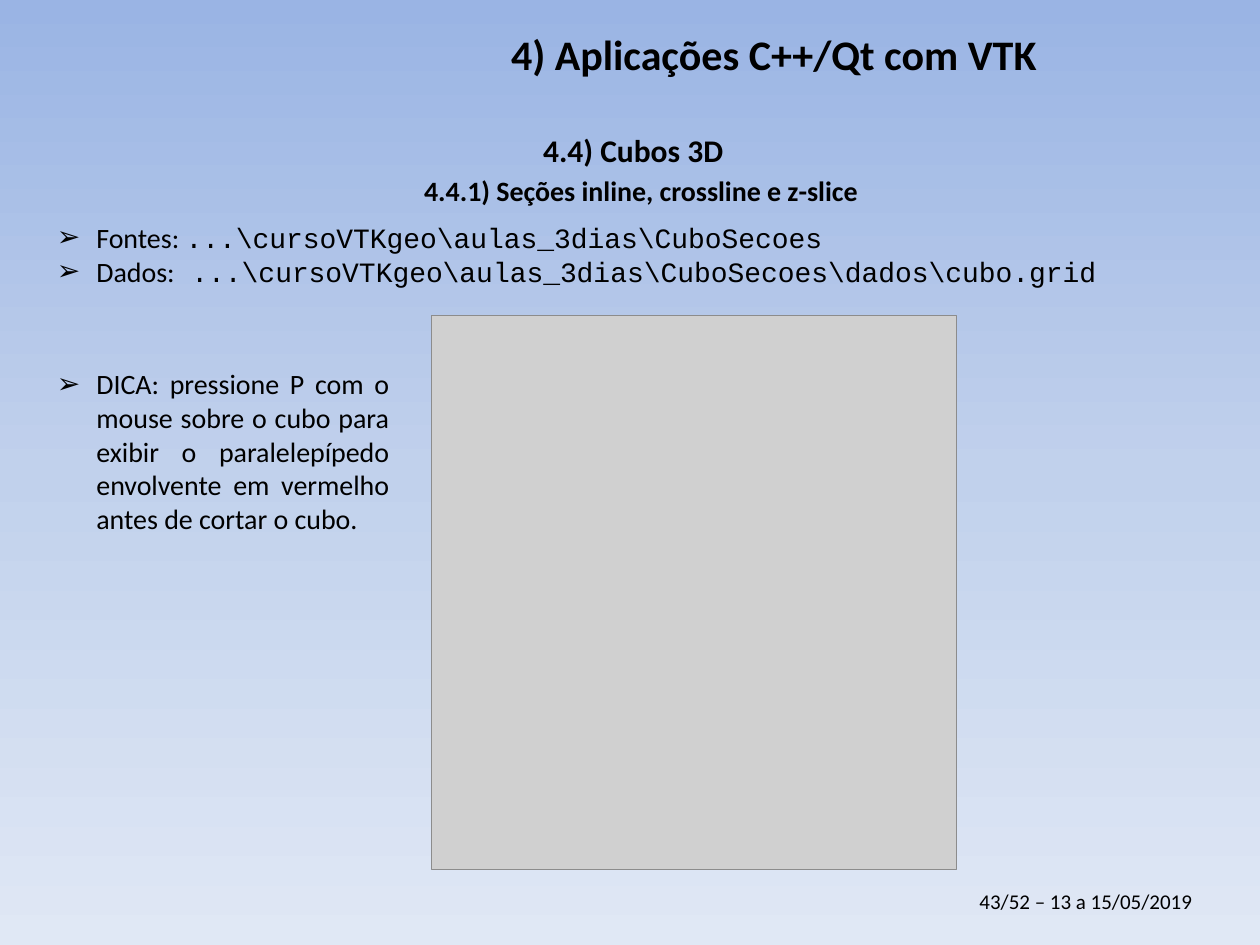
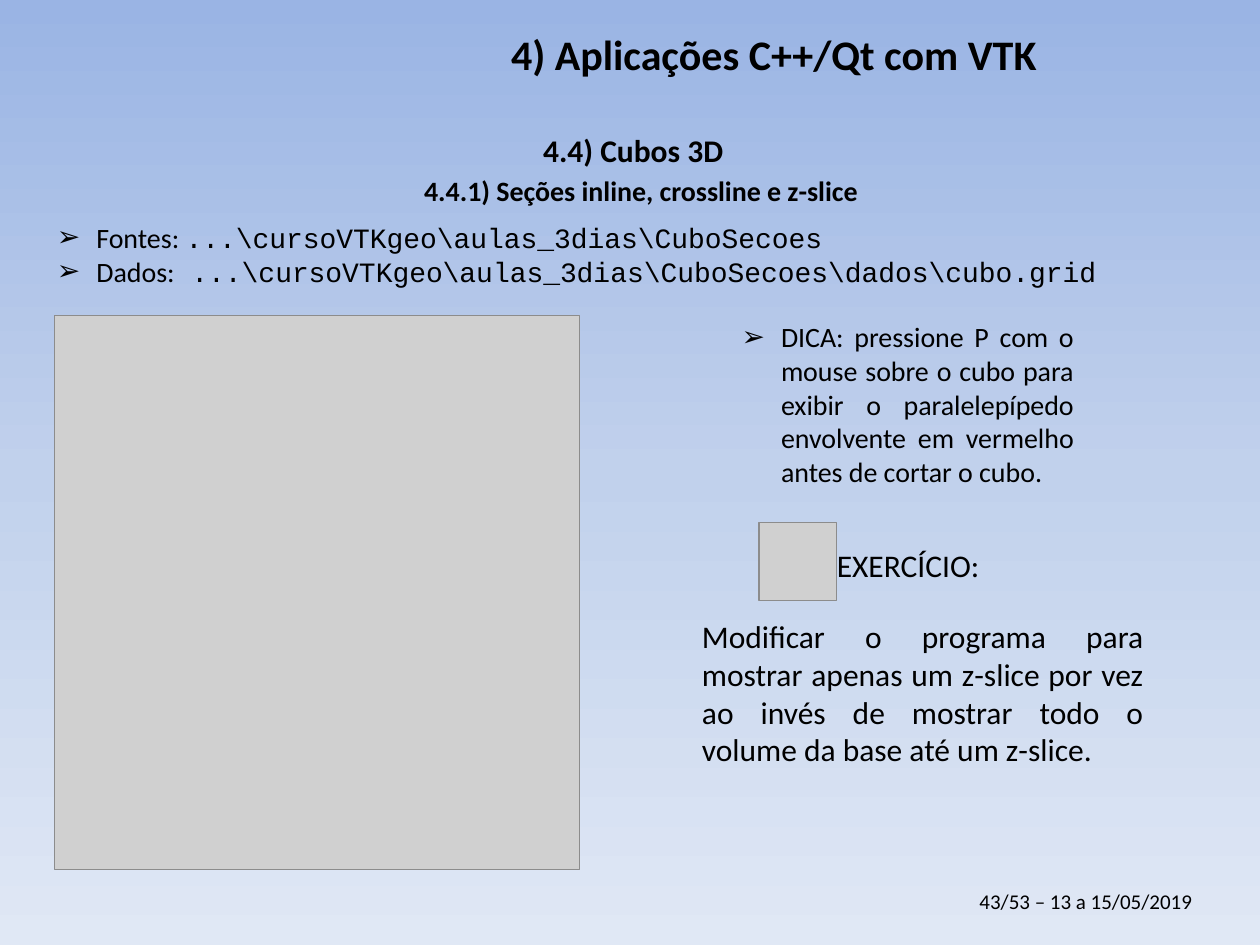
Before and after one commit to PauloCarvalhoRJ/cursoVTKgeo, a slide deck: slide 43 of aulas_3dias/slides_3dias.pptx. Drawn at 1260x945 pixels with LibreOffice and Linux fonts; fonts in the diff are those of the drawing; grey boxes stand for pictures; background and template pictures are left out. Boxes give left, top, right and bottom in pixels: in the first picture for what was removed or moved away, otherwise in the second. Text is boxed around its words. In the diff, an @@ line names an element or a change of style, - is before the commit and + after.

```diff
--- a/aulas_3dias/slides_3dias.pptx
+++ b/aulas_3dias/slides_3dias.pptx
@@ picture: place and size @@
-picture at box(432, 315, 956, 869)
+picture at box(54, 315, 578, 869)
@@ text "DICA: pressione P com o ...": place and size @@
-text "DICA: pressione P com o ..." at box(96, 374, 389, 530)
+text "DICA: pressione P com o ..." at box(781, 328, 1074, 483)
@@ picture added at box(759, 523, 837, 601) @@
@@ text added at box(837, 550, 980, 578), 18 pt, text #000000 @@
+EXERCÍCIO:
@@ text added at box(702, 626, 1143, 762), 18 pt, text #000000 @@
+Modificar o programa para mostrar apenas um z-slice por vez ao invés de mostrar todo o volume da base até um z-slice.
@@ text at box(979, 894, 1192, 910): text changed @@
-43/52 – 13 a 15/05/2019
+43/53 – 13 a 15/05/2019
```
Also in this commit, not shown: 11 other slides changed, 1 slide added.
